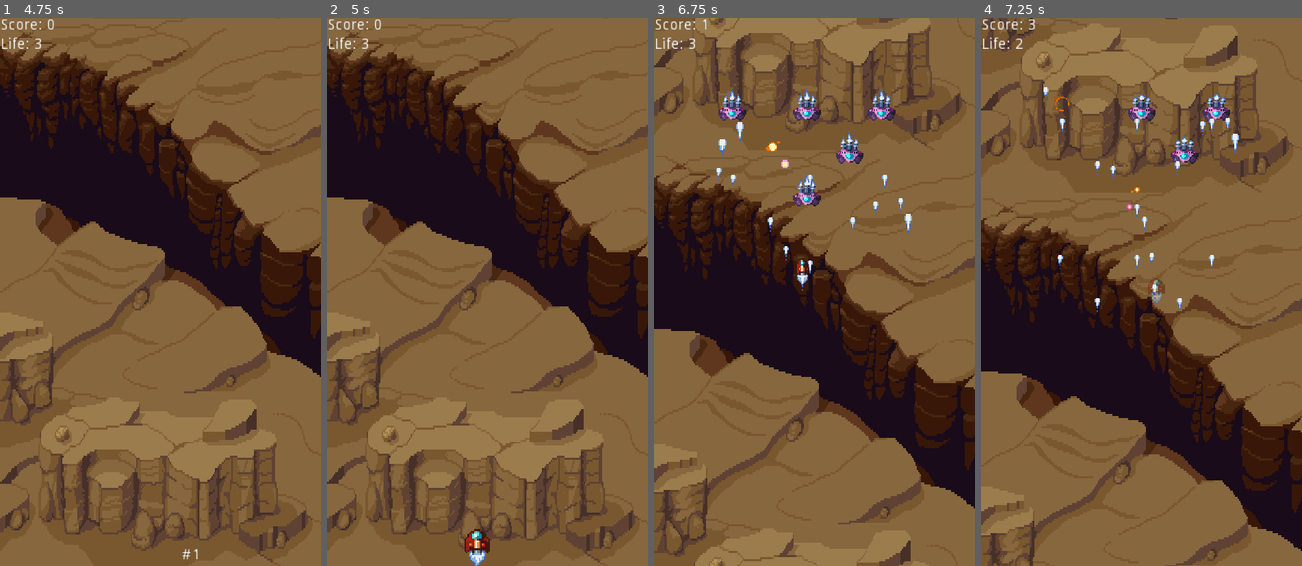
Above: before the commit, frames 1-4 (left to right).
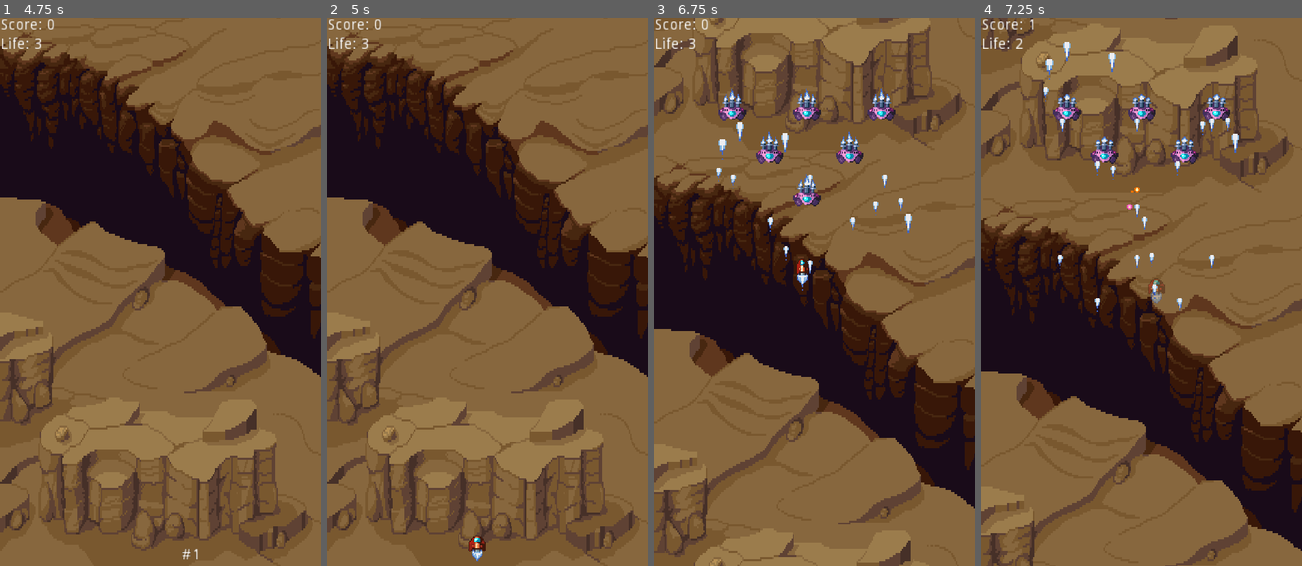
Above: after the commit, the same moments.

Repository: lpancho/Abiha
Game: Godot game, scene res://mainmenu/MainMenu.tscn
Same seed, same stepped clock (60 frames per second), same inputs: the game is played once before the commit and once after it.
Inputs (mouse positions are in pixels of both pictures, inside the frame that each line leads up to):
- Up to frame 1 (4.75 s): click "Start" at 0.5 s; click "Start" at 1.25 s; tap Enter (ui_accept) at 2, 2.27, 2.75, 3.02, 3.5, 4.25, 4.52 s; move the mouse to (231, 264) at 2.02 s; move the mouse to (96, 319) at 2.77 s; hold Left (ui_left) 2.78-3.53 s; move the mouse to (192, 171) at 3.52 s; move the mouse to (144, 401) at 4.27 s
- Up to frame 2 (5 s): no input
- Up to frame 3 (6.75 s): move the mouse to (910, 374) at 5.02 s; hold Left (ui_left) from 5.03 s (still down); tap Enter (ui_accept) at 5.27, 6.02 s; move the mouse to (718, 209) at 5.77 s; move the mouse to (830, 292) at 6.52 s
- Up to frame 4 (7.25 s): keep holding Left (ui_left)

Frame 1 is identical in both runs. In frame 2, 0.3% of the frame differs, in the area x 42-51%, y 93-100%; in frame 3, 0.4%; in frame 4, 0.7%, in the area x 14-43%, y 0-27%.

Commit message:
add atmosphere values to enemies

Diff:
--- a/enemies/anzimus-big/Anzimus-big.gd
+++ b/enemies/anzimus-big/Anzimus-big.gd
@@ -17,6 +17,9 @@
 	"MOVE": "Move"
 }
 
+enum atmosphere {UPPER, LOWER}
+var current_atmosphere
+
 signal shoot
 signal died
 
@@ -32,12 +35,13 @@
 		current_shoot_timer += 1
 
 func _on_Anzimusbig_area_entered(area):
-	if area.is_in_group(GROUPS.PLAYER):
+	var is_same_atmosphere = area.current_atmosphere == current_atmosphere
+	if area.is_in_group(GROUPS.PLAYER) && is_same_atmosphere:
 		area.health -= damage
 		$Sprite.visible = false
 		$Explosion.visible = true
 		$Explosion/Anim.play(ANIMS.EXPLODE)
-	elif area.is_in_group(GROUPS.LASER_PLAYER):
+	elif area.is_in_group(GROUPS.LASER_PLAYER) && is_same_atmosphere:
 		health -= area.damage
 
 		if health == 0:
--- a/player/ship/Ahiba.tscn
+++ b/player/ship/Ahiba.tscn
@@ -119,7 +119,6 @@
 [node name="Ahiba" type="Area2D" groups=[
 "PLAYER",
 ]]
-scale = Vector2( 1.5, 1.5 )
 script = ExtResource( 1 )
 __meta__ = {
 "_edit_group_": true
--- a/shared_weapons/laser/Laser.gd
+++ b/shared_weapons/laser/Laser.gd
@@ -47,18 +47,19 @@
 	# check if the laser comes from enemy or player
 	var to_enemy = false
 	var to_player = false
+	var is_same_atmosphere = area.current_atmosphere == current_atmosphere
 	if is_in_group(GROUPS.LASER_ENEMY):
 		to_player = area.is_in_group(GROUPS.PLAYER)
 	elif is_in_group(GROUPS.LASER_PLAYER):
 		to_enemy = area.is_in_group(GROUPS.ENEMY)
 
 	# currently they have the same contents
-	if to_enemy:
+	if to_enemy && is_same_atmosphere:
 		if !area.get_node("Collision").disabled:
 			if area.health == 0:
 				area.get_node("Collision").set_deferred("disabled", true)
 			remove_from_screen()
-	elif to_player:
+	elif to_player && is_same_atmosphere:
 		if !area.get_node("Collision").disabled:
 			if area.health == 0:
 				area.get_node("Collision").set_deferred("disabled", true)
--- a/stages/apricot/Enemies-Lower.gd
+++ b/stages/apricot/Enemies-Lower.gd
@@ -21,6 +21,7 @@
 	for i in enemies_to_spawn:
 		var enemy = enemies[randi() % enemies.size()].instance()
 		enemy.position = enemy_position[index]
+		enemy.current_atmosphere = enemy.atmosphere.LOWER
 		enemy.connect("shoot", self, "_on_Shoot_Enemy")
 		enemy.connect("died", self, "_on_Die_Enemy")
 		add_child(enemy)
